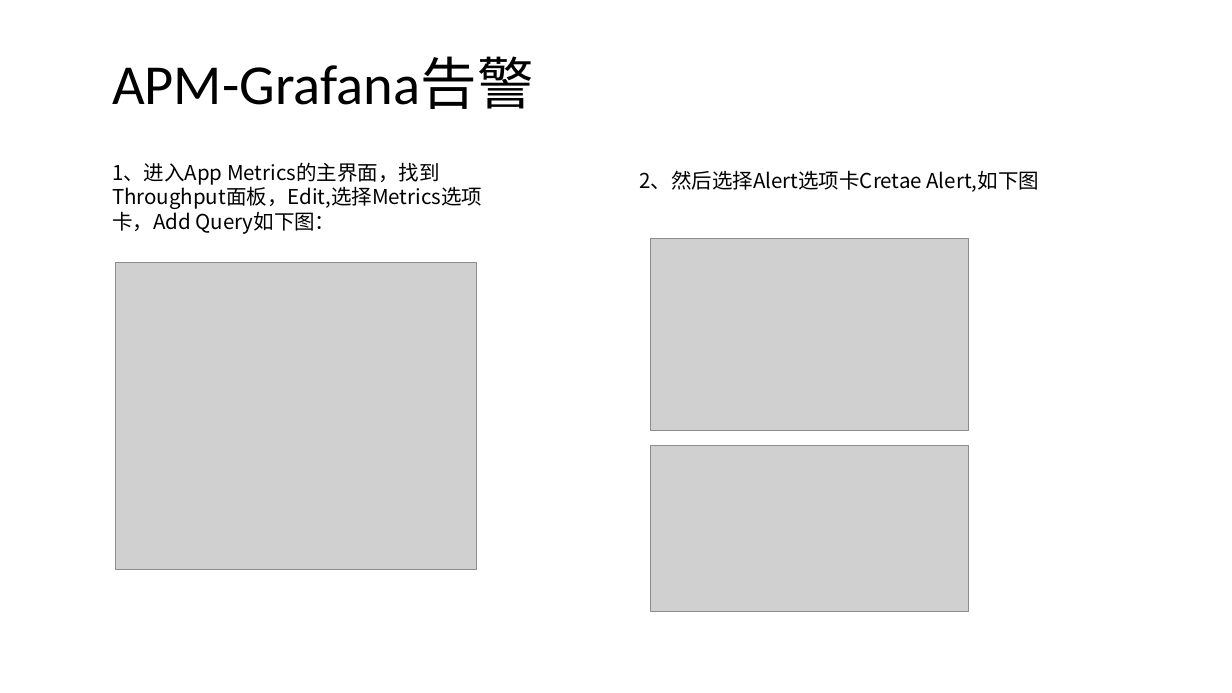
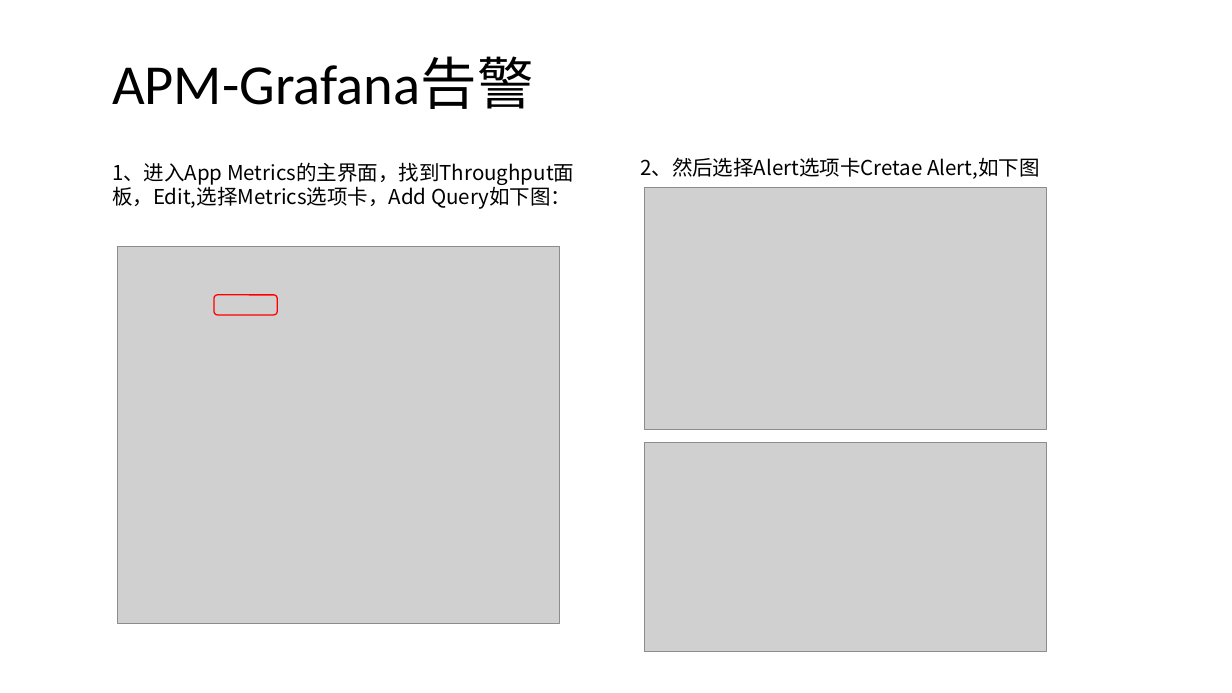
Before and after one commit to axzxs2001/HisMicroserviceSample, a slide deck: slide 45 of HisMicroserviceSample/Doc/基于.net core微服务.pptx. Drawn at 1232x693 pixels with LibreOffice and Linux fonts; fonts in the diff are those of the drawing; grey boxes stand for pictures; background and template pictures are left out. Boxes give left, top, right and bottom in pixels: in the first picture for what was removed or moved away, otherwise in the second. Text is boxed around its words. In the diff, an @@ line names an element or a change of style, - is before the commit and + after.

```diff
--- a/HisMicroserviceSample/Doc/基于.net core微服务.pptx
+++ b/HisMicroserviceSample/Doc/基于.net core微服务.pptx
@@ text "1、进入App Metrics的主界面，找到Throughput面板，Edit,选择Metrics选项卡，Add Que ..." rewrapped from [112,162,482,234] to [112,162,574,209] @@
@@ text "2、然后选择Alert选项卡Cretae Alert,如下图": place and size @@
-text "2、然后选择Alert选项卡Cretae Alert,如下图" at [639,170,1040,192]
+text "2、然后选择Alert选项卡Cretae Alert,如下图" at [640,157,1040,179]
@@ picture: place and size @@
-picture at [651,238,969,430]
+picture at [645,187,1047,429]
@@ picture: place and size @@
-picture at [116,262,476,569]
+picture at [117,246,560,623]
@@ rounded rectangle added at [214,295,277,315], outline #FF0000 1 pt @@
@@ picture: place and size @@
-picture at [651,446,969,612]
+picture at [645,443,1047,652]
```
Also in this commit, not shown: 1 other slide changed, 3 slides added, 1 slide removed, 5 other files.
